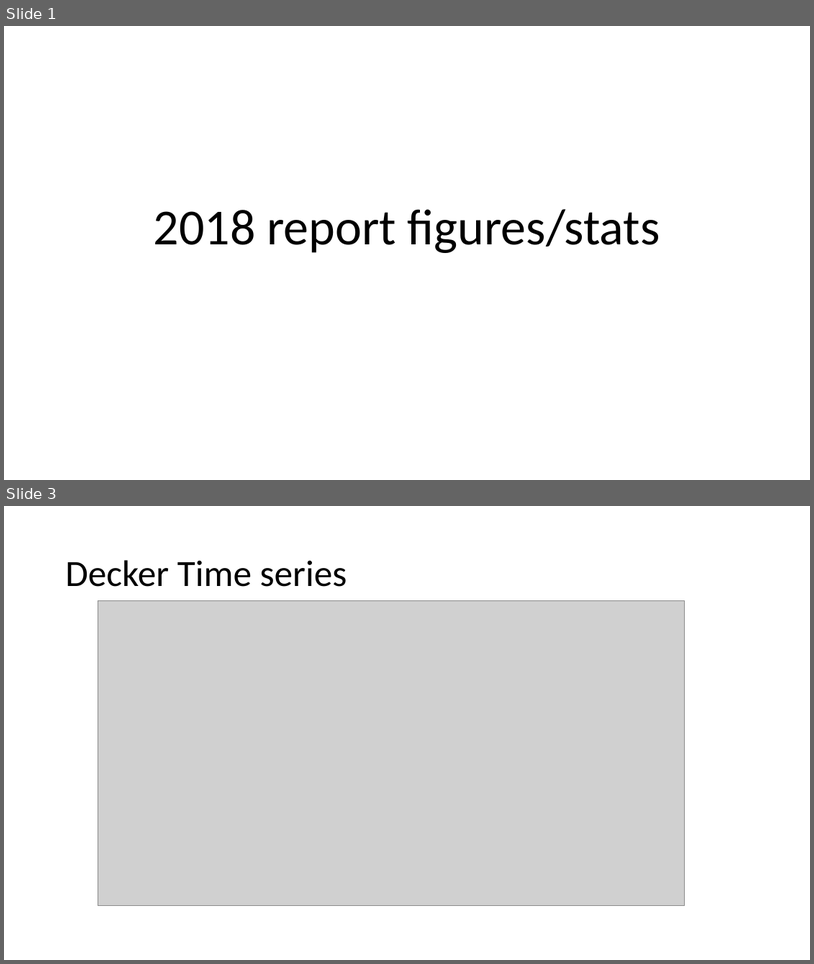
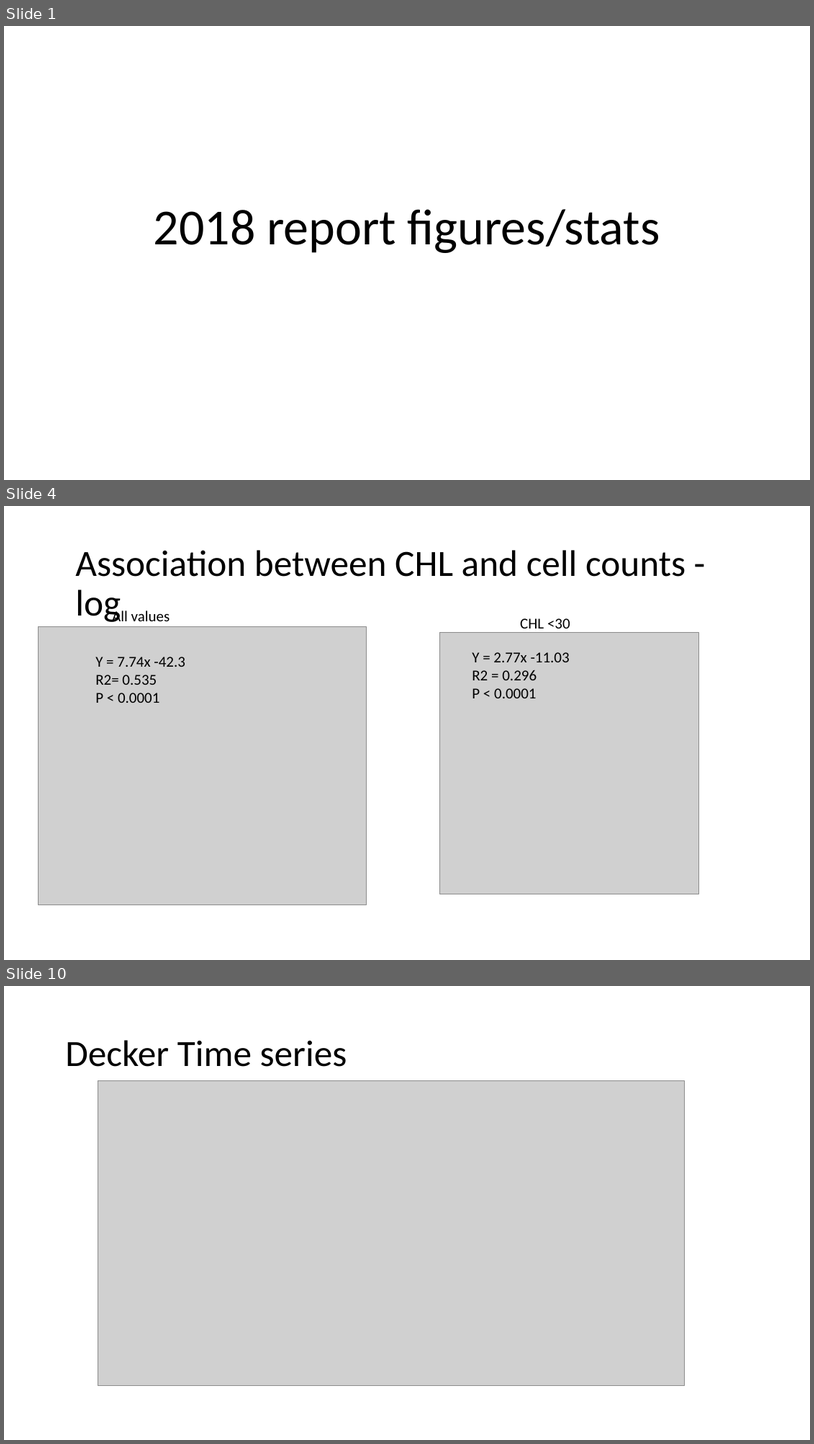
Before and after one commit to rosehartman/FRPreport2018, a slide deck: May phase IV analyses.pptx. Shown one above the other, each under a label of ours: slides 1 and 3 before the commit, slides 1, 4 and 10 after it; the slides between them are not shown. The pictures are 814x964 and 814x1444 pixels, drawn with LibreOffice and Linux fonts; fonts in the diff are those of the drawing; grey boxes stand for pictures. Boxes give left, top, right and bottom in pixels: in the first picture for what was removed or moved away, otherwise in the second. Text is boxed around its words. In the diff, an @@ line names an element or a change of style, - is before the commit and + after.

```diff
--- a/May phase IV analyses.pptx
+++ b/May phase IV analyses.pptx
@@ slide 4 added at (4, 506, 810, 960), background #FFFFFF @@
@@ text added at (75, 550, 686, 622), 44 pt, text #000000 @@
+Association between CHL and cell counts - log
@@ text added at (112, 610, 170, 622), 18 pt, text #000000 @@
+All values
@@ picture added at (39, 627, 367, 905) @@
@@ picture added at (440, 632, 699, 894) @@
@@ text added at (520, 618, 571, 633), 18 pt, text #000000 @@
+CHL <30
@@ text added at (95, 656, 185, 703), 18 pt, text #000000 @@
+Y = 7.74x -42.3
+R2= 0.535
+P < 0.0001
@@ text added at (472, 652, 570, 698), 18 pt, text #000000 @@
+Y = 2.77x -11.03
+R2 = 0.296
+P < 0.0001
@@ what was slide 3 is now slide 10 @@
```
Also in this commit, not shown: 1 slide changed, 6 other slides added, 1 slide removed, 10 other files.
